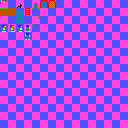
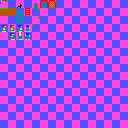
The second 128 x 128 image is a revision of the first. Changes to its layers:
painted on "tilesheet" over [10, 32, 23, 40]
